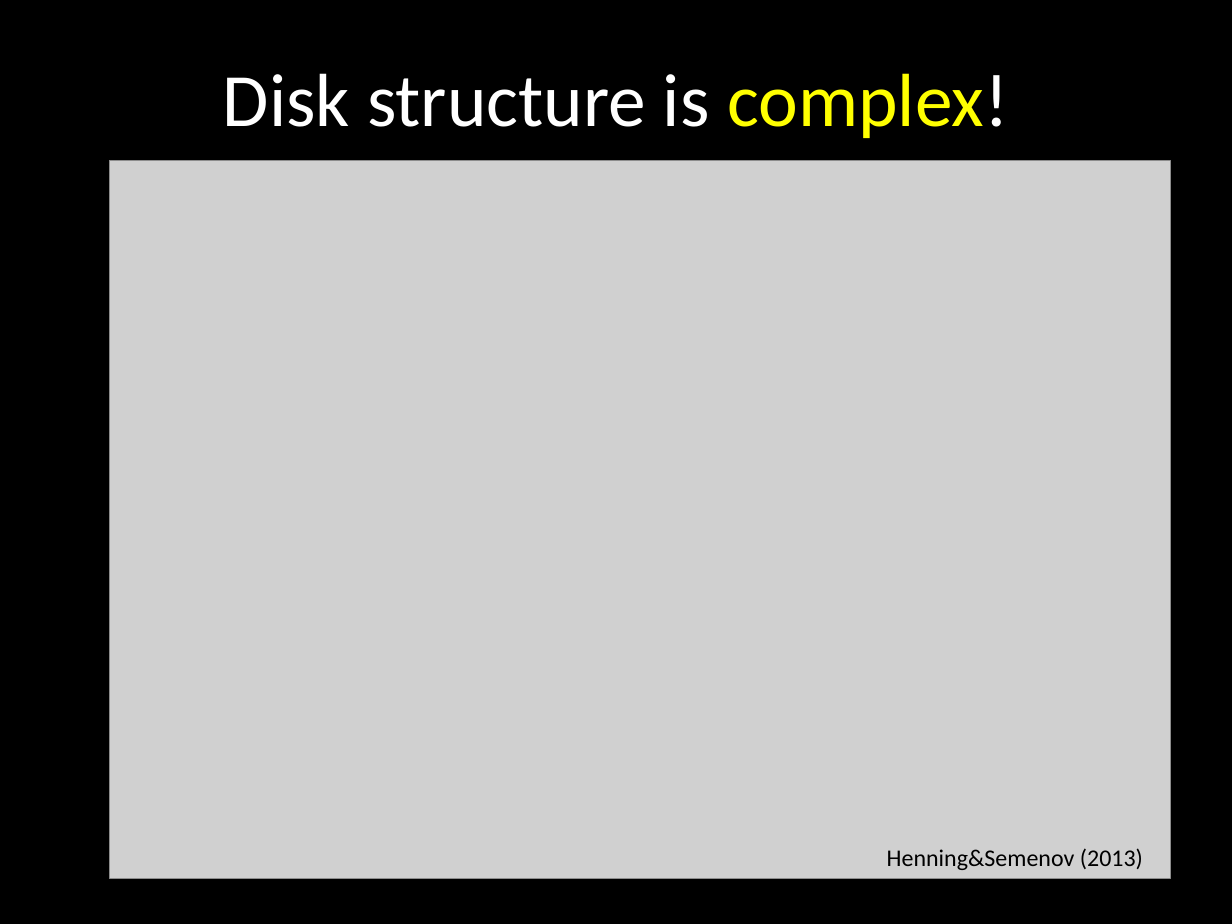
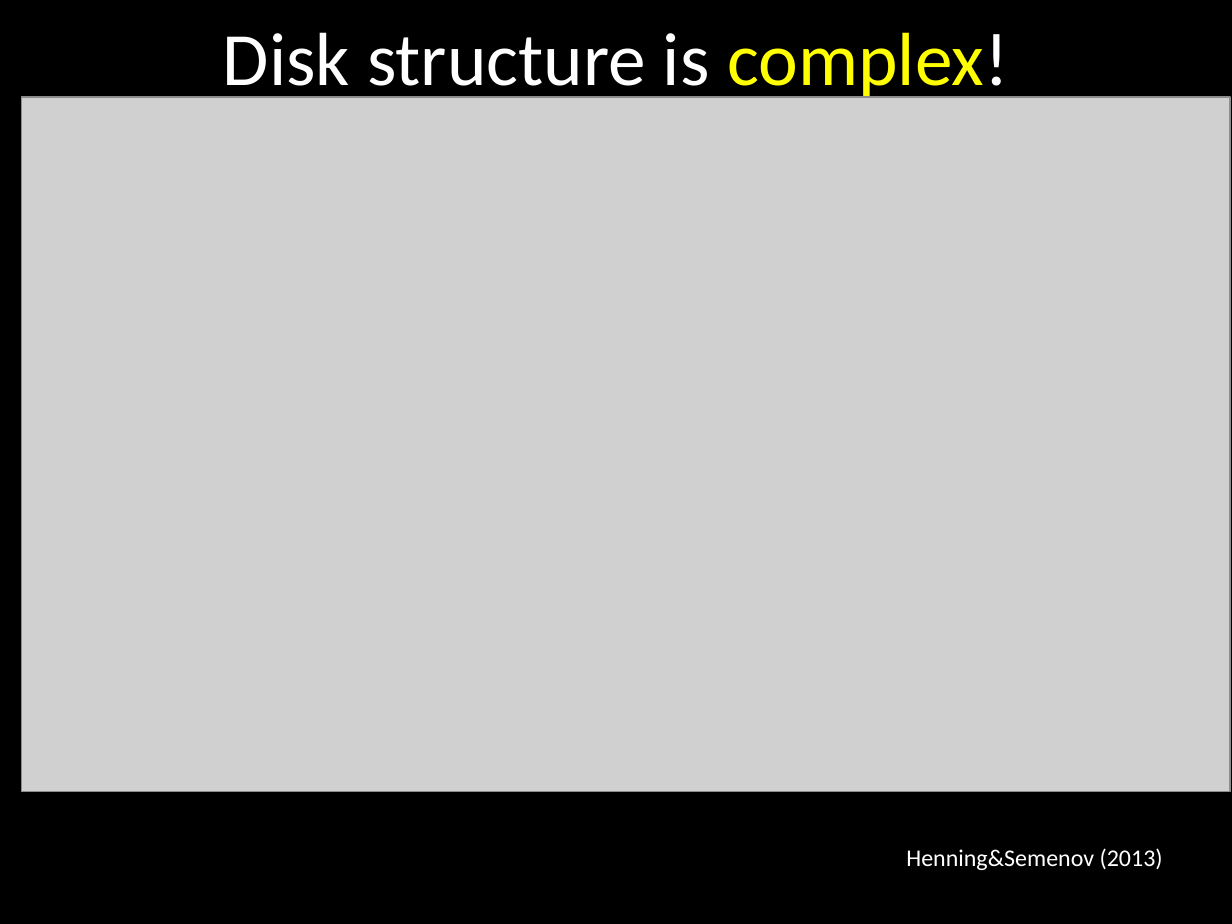
Before and after one commit to apiso/Thesis, a slide deck: slide 32 of slides/CIPS_talk.pptx. Drawn at 1232x924 pixels with LibreOffice and Linux fonts; fonts in the diff are those of the drawing; grey boxes stand for pictures. Boxes give left, top, right and bottom in pixels: in the first picture for what was removed or moved away, otherwise in the second. Text is boxed around its words. In the diff, an @@ line names an element or a change of style, - is before the commit and + after.

```diff
--- a/slides/CIPS_talk.pptx
+++ b/slides/CIPS_talk.pptx
@@ title "Disk structure is complex!" rewrapped from [223, 73, 1009, 138] to [223, 32, 1009, 103] @@
@@ picture: place and size @@
-picture at [110, 160, 1170, 878]
+picture at [21, 97, 1230, 792]
@@ text "Henning&Semenov (2013)": place and size @@
-text "Henning&Semenov (2013)" at [887, 848, 1143, 870]
+text "Henning&Semenov (2013)" at [906, 848, 1163, 870]
@@ text "Henning&Semenov (2013)" at [906, 848, 1163, 870]: text colour #000000 to #FFFFFF @@
```
Also in this commit, not shown: 3 other slides changed, 5 slides added, 5 other files.
